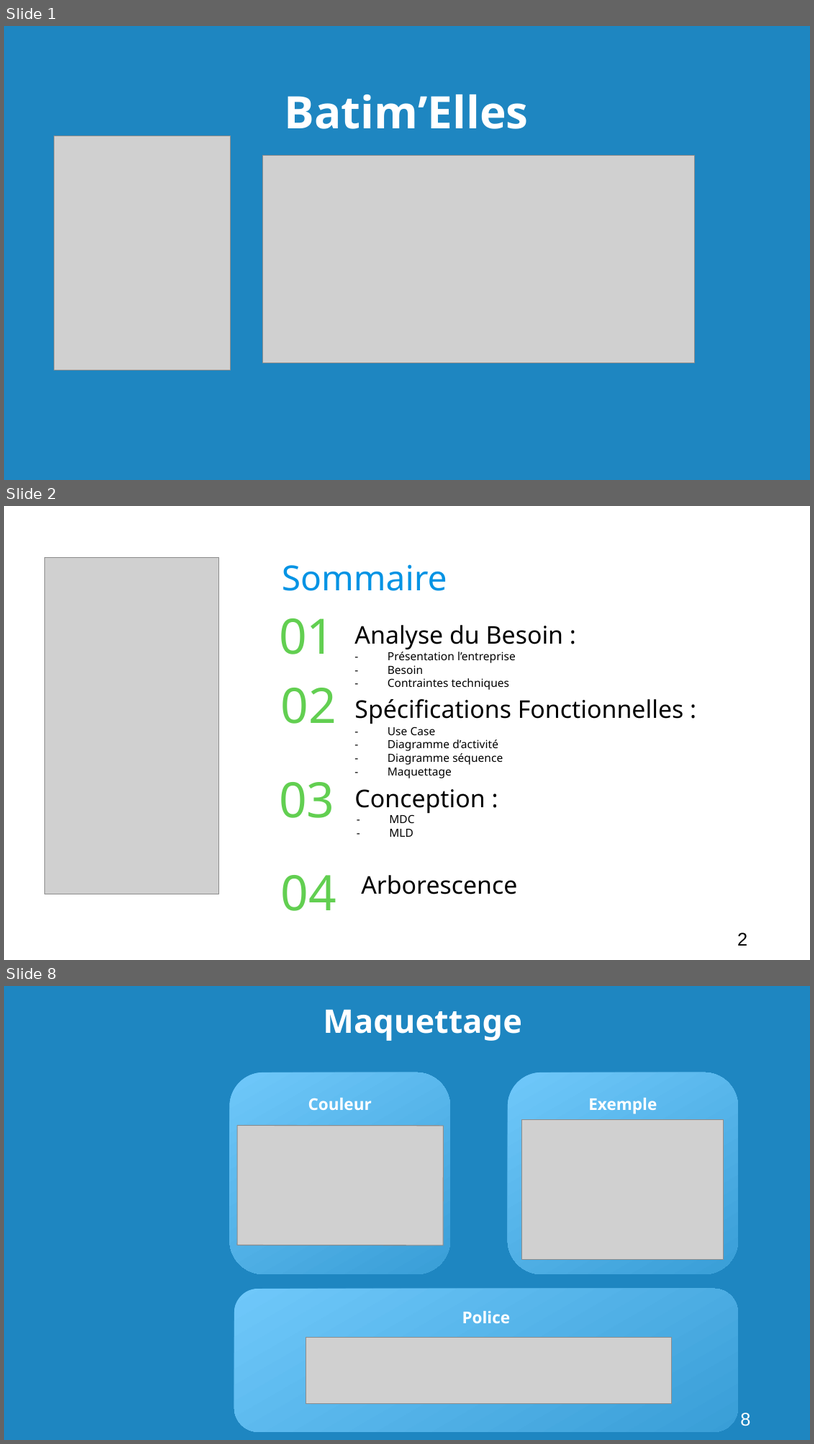
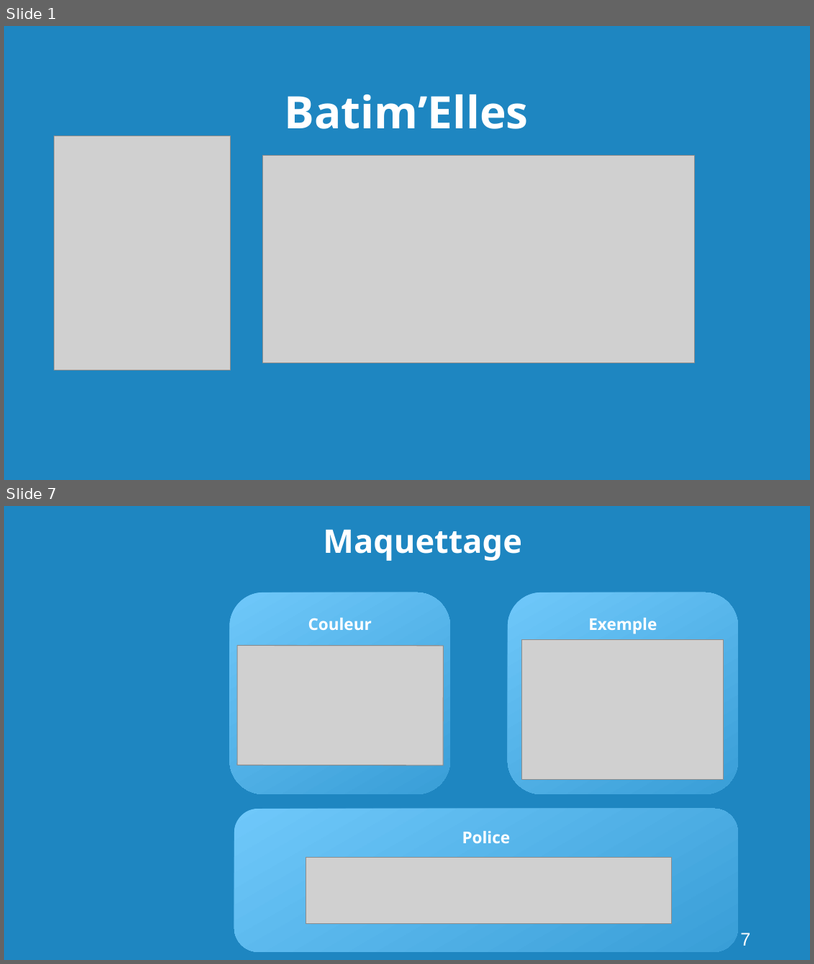
Before and after one commit to Georgie1502/Dossier, a slide deck: 3_Mon_Projet_Fil_Rouge/1_Cahier_des_charges/Presentation Batimelles.odp. Shown one above the other, each under a label of ours: slides 1, 2 and 8 before the commit, slides 1 and 7 after it; the slides between them are not shown. The pictures are 814x1444 and 814x964 pixels, drawn with LibreOffice and Linux fonts; fonts in the diff are those of the drawing; grey boxes stand for pictures; background and template pictures are left out. Boxes give left, top, right and bottom in pixels: in the first picture for what was removed or moved away, otherwise in the second. Text is boxed around its words. In the diff, an @@ line names an element or a change of style, - is before the commit and + after.

```diff
--- a/3_Mon_Projet_Fil_Rouge/1_Cahier_des_charges/Presentation Batimelles.odp
+++ b/3_Mon_Projet_Fil_Rouge/1_Cahier_des_charges/Presentation Batimelles.odp
@@ slide 2 removed at (4,506,810,960), background #FFFFFF @@
@@ picture removed at (45,557,219,894) @@
@@ text removed at (282,564,448,591) @@
-Sommaire
@@ text removed at (279,618,334,654) @@
-01
@@ text removed at (355,625,563,649) @@
-Analyse du Besoin :
@@ text removed at (388,651,516,690) @@
-- Présentation l’entreprise
-- Besoin
-- Contraintes techniques
@@ text removed at (281,687,337,723) @@
-02
@@ text removed at (355,699,684,723) @@
-Spécifications Fonctionnelles :
@@ text removed at (388,726,503,778) @@
-- Use Case
-- Diagramme d’activité
-- Diagramme séquence
-- Maquettage
@@ text removed at (279,782,334,818) @@
-03
@@ text removed at (355,789,485,813) @@
-Conception :
@@ text removed at (389,814,414,836) @@
-- MDC
-- MLD
@@ text removed at (281,875,337,911) @@
-04
@@ text removed at (361,875,517,894) @@
-Arborescence
@@ page number removed at (738,932,748,945) @@
-2
@@ what was slide 8 is now slide 7 @@
@@ page number at (741,932,751,945): text changed @@
-8
+7
```
Also in this commit, not shown: 9 slides changed, 6 slides added, 2 other slides removed, 6 other files.
